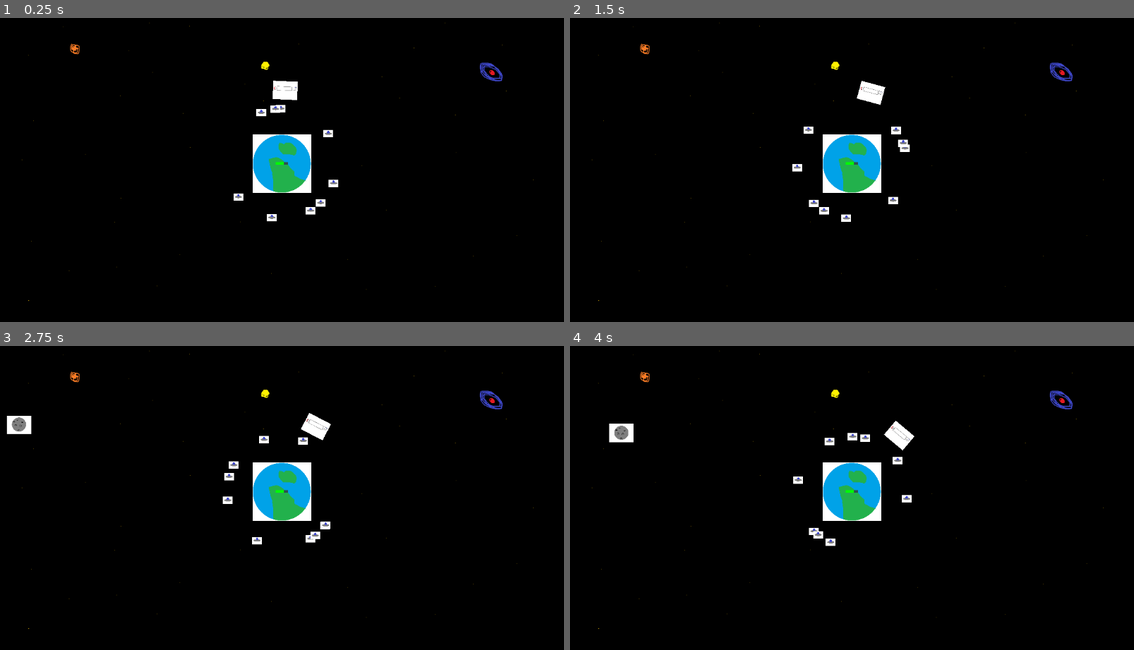
Above: before the commit, frames 1-4 (two rows, left to right).
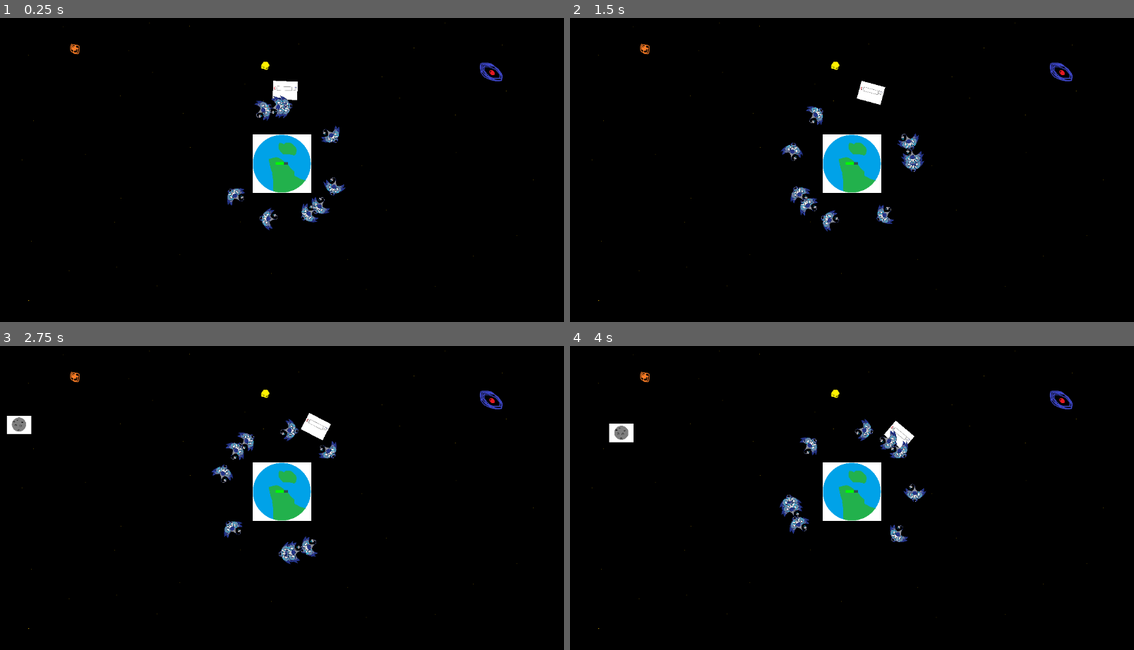
Above: after the commit, the same moments.

Repository: Swimnato/BYU-Game-Jam-2024
Game: Godot game, scene res://scenes/Main Scene.tscn
The game is run twice, just before and just after one commit, with the same random seed, the same clock (stepped at 60 frames per second) and the same inputs.
Inputs (mouse positions are in pixels of both pictures, inside the frame that each line leads up to):
- Up to frame 1 (0.25 s): no input
- Up to frame 2 (1.5 s): move the mouse to (976, 148) at 0.52 s; click (976, 148) at 0.67 s; move the mouse to (739, 179) at 1.27 s; click (739, 179) at 1.42 s
- Up to frame 3 (2.75 s): move the mouse to (338, 422) at 2.02 s; click (338, 422) at 2.17 s
- Up to frame 4 (4 s): move the mouse to (823, 555) at 2.77 s; click (823, 555) at 2.92 s; move the mouse to (1021, 540) at 3.52 s; click (1021, 540) at 3.67 s

The runs differ from the first frame. In frame 1, 1.1% of the frame differs, in the area x 40-62%, y 25-70%; in frame 2, 1.3%; in frame 3, 1.3%; in frame 4, 1.3%, in the area x 37-64%, y 23-66%.

Commit message:
drone ai

Diff:
--- a/game-jam-2024/project.godot
+++ b/game-jam-2024/project.godot
@@ -14,3 +14,7 @@
 run/main_scene="res://scenes/Main Scene.tscn"
 config/features=PackedStringArray("4.3", "Forward Plus")
 config/icon="res://art/temp/Asteroid Dev Art.png"
+
+[rendering]
+
+anti_aliasing/quality/msaa_2d=1
--- a/game-jam-2024/scenes/scn_drone.tscn
+++ b/game-jam-2024/scenes/scn_drone.tscn
@@ -1,11 +1,13 @@
 [gd_scene load_steps=3 format=3 uid="uid://d3thy6csnhwc2"]
 
 [ext_resource type="Script" path="res://scripts/scr_drone.gd" id="1_3dp6e"]
-[ext_resource type="Texture2D" uid="uid://cevdhb566aodp" path="res://art/temp/Drone Ship Dev Art.png" id="1_c3u66"]
+[ext_resource type="Texture2D" uid="uid://caw7fj0p5fil" path="res://art/drone.png" id="2_1k4ej"]
 
 [node name="Drone" type="Node2D"]
 script = ExtResource("1_3dp6e")
 
-[node name="spr_drone" type="Sprite2D" parent="."]
+[node name="Drone" type="Sprite2D" parent="."]
+position = Vector2(1, 2)
+rotation = 1.5708
 scale = Vector2(0.1, 0.1)
-texture = ExtResource("1_c3u66")
+texture = ExtResource("2_1k4ej")
--- a/game-jam-2024/scripts/scr_drone.gd
+++ b/game-jam-2024/scripts/scr_drone.gd
@@ -7,14 +7,31 @@
 @onready var lower_orbit_radius = controller.lower_orbit_radius
 @onready var upper_orbit_radius = controller.upper_orbit_radius
 
+#maybe unnecessary
+@onready var scene_background = $"../.."
+@onready var width = scene_background.nativeResolution.x
+@onready var height = scene_background.nativeResolution.y
+
 @export var orbit_speed = 1
-@export var attack_speed = 5
+@export var speed = 5
 
 @export var selectionBoxSize = Vector2(60,40);
 @export var selecitonBoxColor = Color.AQUA;
 
 var orbit_angle = 0
 var selected = false;
+
+var angle = Vector2(0, 0)
+
+var attack_target = Vector2(0, 0)
+
+var orbit_lock_distance = 10
+var sentry_orbit_lock_distance = 50
+var rotation_smoothing = 0.05
+
+var orbit_lock_smoothing = 0.01 #200 frames
+var orbit_lock_lerp_acceleration = orbit_lock_smoothing
+
 
 # Called when the node enters the scene tree for the first time.
 func _ready() -> void:
@@ -25,21 +42,68 @@
 	queue_redraw();
 	match current_state:
 		states.ORBIT_LOWER:
-			move_orbit(lower_orbit_radius, delta)
+			#angle = Vector2(-position.y, position.x).normalized()
+			angle += (get_target_orbit_angle(Vector2(0, 0), lower_orbit_radius) - angle) * orbit_lock_lerp_acceleration # = lerp(angle, get_target_orbit_angle(Vector2(0, 0), lower_orbit_radius), orbit_lock_lerp_acceleration).normalized()
+			angle = angle.normalized()
+			orbit_lock_accelerate()
 		states.ORBIT_UPPER:
-			move_orbit(upper_orbit_radius, delta)
+			#angle = -1 * Vector2(-position.y, position.x).normalized()
+			angle = 1 * lerp(angle, get_target_orbit_angle(Vector2(0, 0), upper_orbit_radius), orbit_lock_lerp_acceleration).normalized()
+			orbit_lock_accelerate()
+		states.ATTACK:
+			if (attack_target - position).length() > sentry_orbit_lock_distance:
+				angle += ((attack_target - position).normalized() - angle) * rotation_smoothing * delta * 60 #lerp(angle, (attack_target - position).normalized(), 0.005)
+				angle = angle.normalized()
+			else:
+				current_state = states.SENTRY
+				orbit_lock_reset()
+		states.SENTRY:
+			#angle = ((get_orbit_angle(attack_target, sentry_orbit_lock_distance) - angle) / orbit_lock_lerp_acceleration)
+			#angle = angle.normalized()
+			angle = lerp(angle, get_target_orbit_angle(attack_target, sentry_orbit_lock_distance), orbit_lock_lerp_acceleration).normalized()
+			#lerp(angle, get_orbit_angle(attack_target, sentry_orbit_lock_distance), orbit_lock_lerp_acceleration).normalized()#lerp(angle, (Vector2(-(attack_target.y - position.y), attack_target.x - position.x)).normalized(), 0.05)
+			orbit_lock_accelerate()
+			if abs(position.length() - controller.lower_orbit_radius) < orbit_lock_distance:
+				current_state = states.ORBIT_LOWER
+				orbit_lock_reset()
+			elif abs(position.length() - controller.upper_orbit_radius) < orbit_lock_distance:
+				current_state = states.ORBIT_UPPER
+				orbit_lock_reset()
+
+	move(delta)
+
+#func _physics_process(delta: float) -> void:
+	#move(delta)
+	#velocity = angle * speed * delta * 60
+	#move_and_slide()
 
 #handle instruction state change
 func _input(event):
 	if event is InputEventMouseButton:
 		if event.is_pressed():
 			if selected:
-				print("action")
+				current_state = states.ATTACK
+				var mouse_pos = get_global_mouse_position() - Vector2(width, height)
+				attack_target = mouse_pos
 
-func move_orbit(orbit_ring: float, delta) -> void:
-	orbit_angle += orbit_speed * delta * 60
-	position = orbit_position(orbit_angle, orbit_ring)
+#move forward
+func move(delta) -> void:
+	rotation = angle.angle()
+	position += angle * speed * delta * 60
 
+func get_target_orbit_angle(orbit_pos: Vector2, orbit_radius: float) -> Vector2:
+	var relative_pos = position - orbit_pos
+	var target_pos = relative_pos.normalized() * orbit_radius
+	return Vector2(-target_pos.y, target_pos.x).normalized()
+
+func orbit_lock_accelerate() -> void:
+	if orbit_lock_lerp_acceleration <= 1.0:
+		orbit_lock_lerp_acceleration += orbit_lock_smoothing
+
+func orbit_lock_reset() -> void:
+	orbit_lock_lerp_acceleration = orbit_lock_smoothing
+
+#currently only used for spawning
 func orbit_position(theta: float, radius: float) -> Vector2:
 	var x =  sin(deg_to_rad(theta)) * radius
 	var y = -cos(deg_to_rad(theta)) * radius
@@ -48,3 +112,8 @@
 func _draw() -> void:
 	if selected:
 		draw_rect(Rect2(-selectionBoxSize / 2.0, selectionBoxSize), selecitonBoxColor, true);
+#unused
+#func move_orbit(orbit_ring: float, delta) -> void:
+	#orbit_angle += orbit_speed * delta * 60
+	#position = orbit_position(orbit_angle, orbit_ring)
+	#
Binary file added: game-jam-2024/art/drone.png
Not shown, added: game-jam-2024/art/drone.png.import
